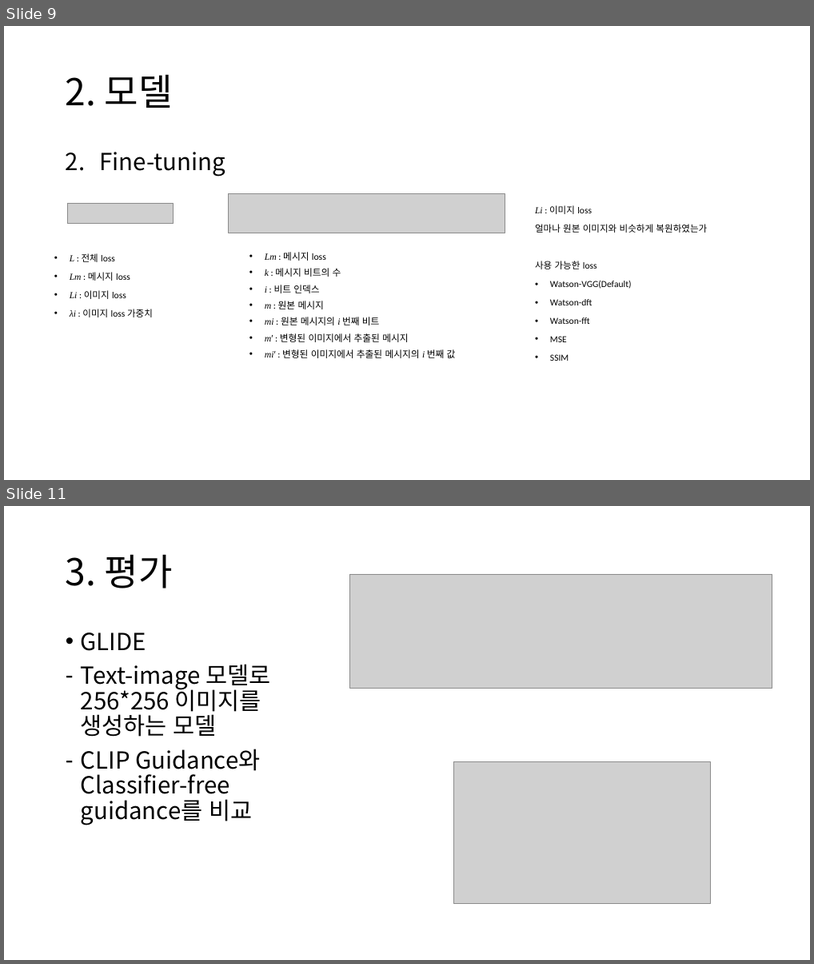
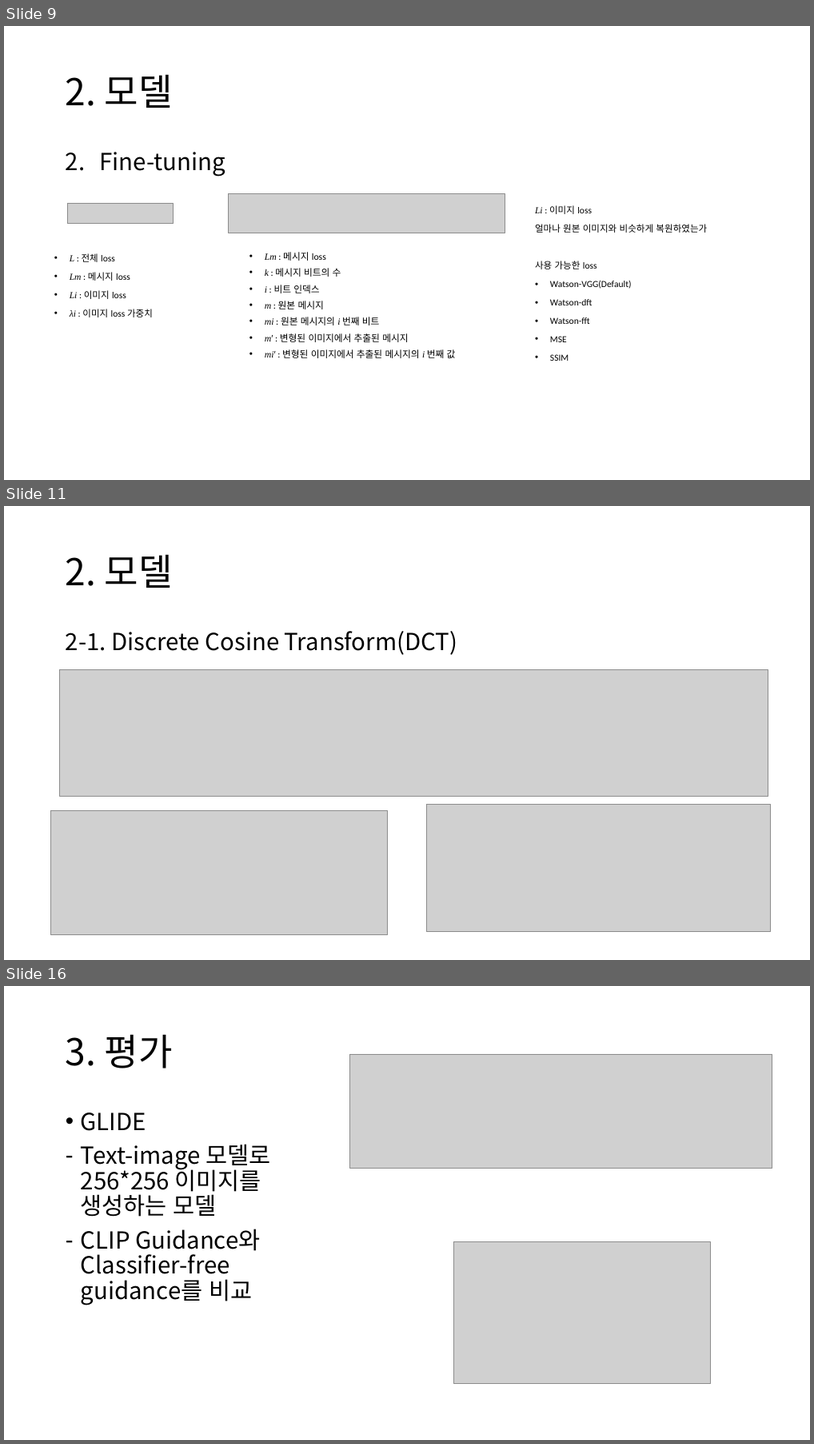
Before and after one commit to chroion/paper-review, a slide deck: The Stable Signature Rooting Watermarks in Latent Diffusion Models/Rooting Watermarks in Latent Diffusion Models.pptx. Shown one above the other, each under a label of ours: slides 9 and 11 before the commit, slides 9, 11 and 16 after it; the slides between them are not shown. The pictures are 814x964 and 814x1444 pixels, drawn with LibreOffice and Linux fonts; fonts in the diff are those of the drawing; grey boxes stand for pictures. Boxes give left, top, right and bottom in pixels: in the first picture for what was removed or moved away, otherwise in the second. Text is boxed around its words. In the diff, an @@ line names an element or a change of style, - is before the commit and + after.

```diff
--- a/The Stable Signature Rooting Watermarks in Latent Diffusion Models/Rooting Watermarks in Latent Diffusion Models.pptx
+++ b/The Stable Signature Rooting Watermarks in Latent Diffusion Models/Rooting Watermarks in Latent Diffusion Models.pptx
@@ slide 11 added at [4,506,810,960], background #FFFFFF @@
@@ title added at [66,555,173,588], 44 pt, text #000000 @@
+2. 모델
@@ text added at [66,631,458,655], 28 pt, text #000000 @@
+2-1. Discrete Cosine Transform(DCT)
@@ picture added at [60,670,769,796] @@
@@ picture added at [51,810,387,935] @@
@@ picture added at [427,804,771,932] @@
@@ what was slide 11 is now slide 16 @@
```
Also in this commit, not shown: 1 slide changed, 4 other slides added, 4 other files.
